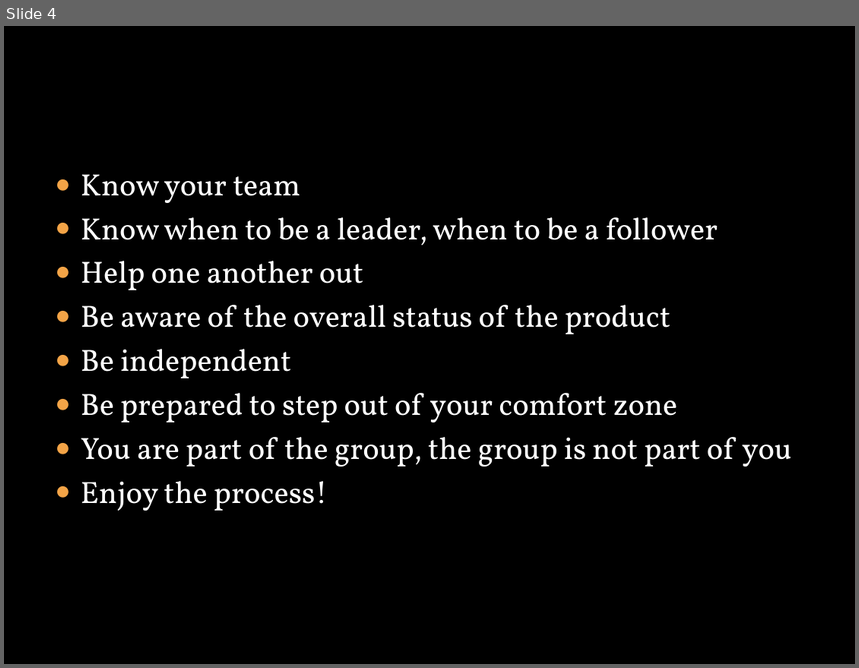
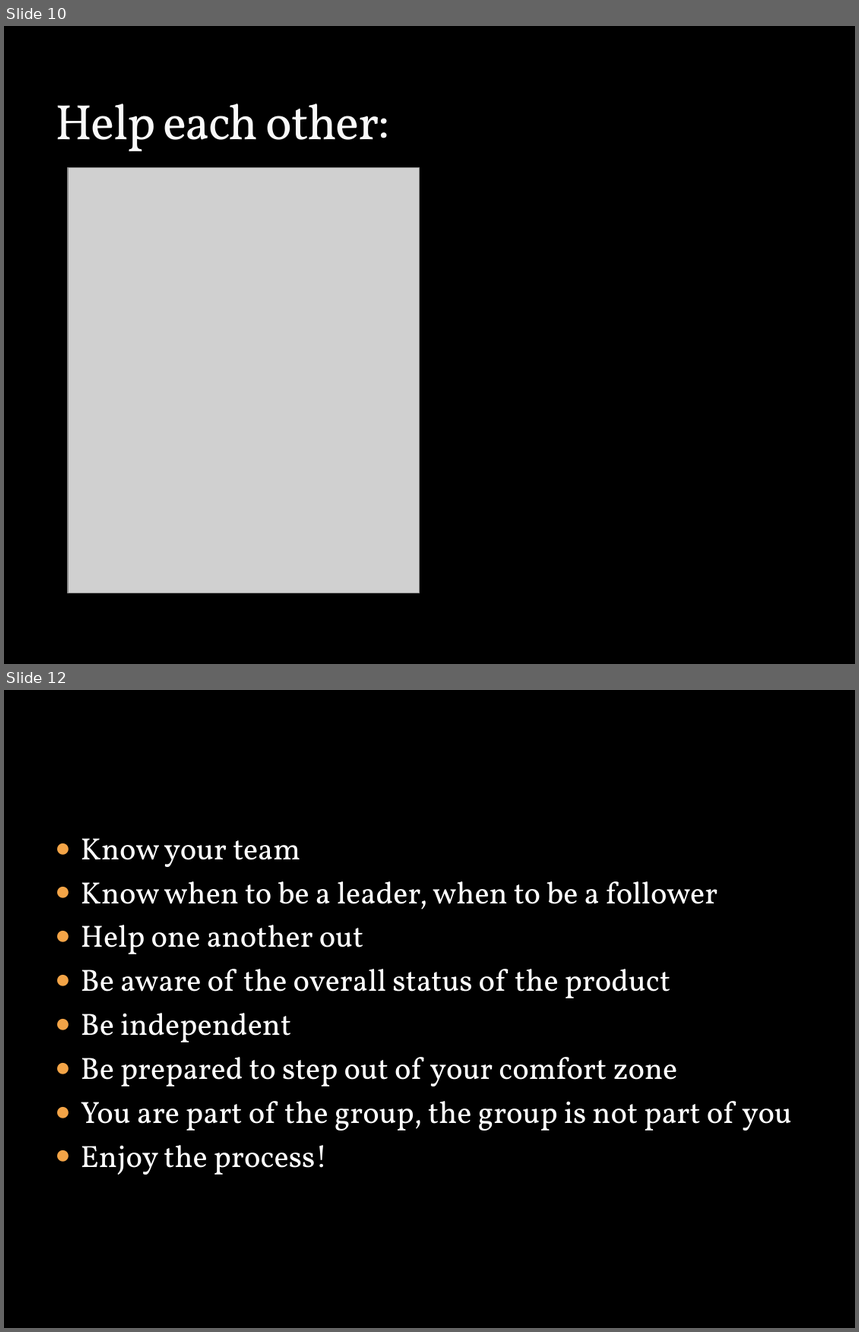
Before and after one commit to liyistc/cleansync, a slide deck: Lightning talk.pptx. Shown one above the other, each under a label of ours: slide 4 before the commit, slides 10 and 12 after it; the slides between them are not shown. The pictures are 859x668 and 859x1332 pixels, drawn with LibreOffice and Linux fonts; fonts in the diff are those of the drawing; grey boxes stand for pictures; background and template pictures are left out. Boxes give left, top, right and bottom in pixels: in the first picture for what was removed or moved away, otherwise in the second. Text is boxed around its words. In the diff, an @@ line names an element or a change of style, - is before the commit and + after.

```diff
--- a/Lightning talk.pptx
+++ b/Lightning talk.pptx
@@ slide 10 added at (4, 26, 855, 664), background picture (left out) @@
@@ title added at (55, 104, 390, 151), 42 pt, text #F9F9F9 @@
+Help each other:
@@ picture added at (68, 168, 420, 594) @@
@@ what was slide 4 is now slide 12 @@
```
Also in this commit, not shown: 8 other slides added, 1 slide removed.
